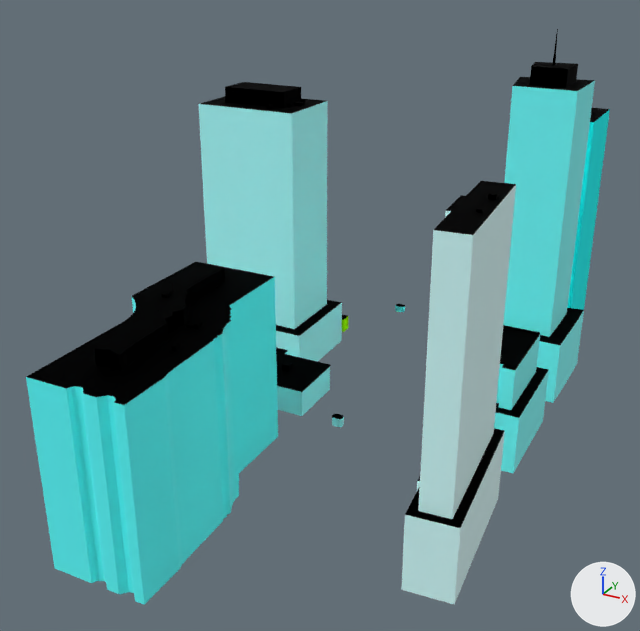
The glTF model web/public/assets/cities/chicago/tiles/-4_-2.bld.glb as it was, and as the next commit left it.
Before and after are seen from a 50 mm camera at (-685.0, -754.0, 219.0) aimed at (-870.0, -417.0, 50.0). The axes (+X, +Y, +Z) are drawn at lower right. The lights are the same throughout. The older version comes first. Where no turn or scale is listed for an object, it has been applied to the vertices. Vertices at exactly the same position are counted once.

Names of what the first picture shows: '-4_-2'.
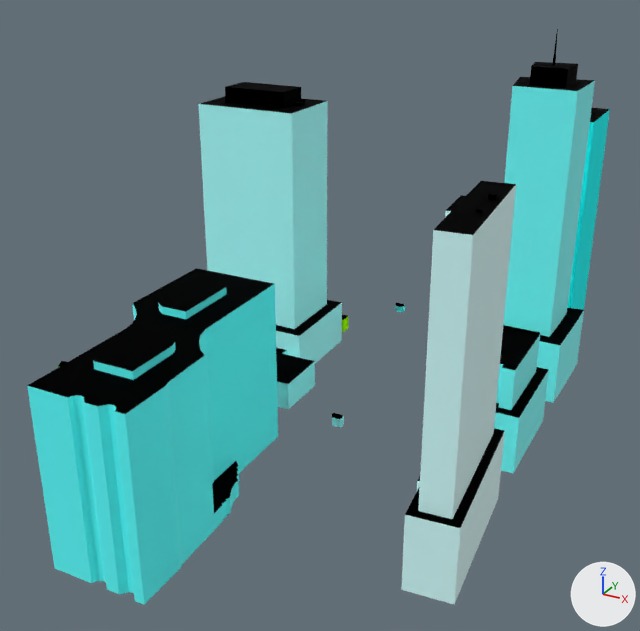
The edits, one by one:
me_4__2 is used by ob_4__2; location (-884.1, -405.8, 88.1).
me_4__2 had 748 vertices, 1007 faces and spanned x -122.0..122.0, y -164.0..164.0, z -88.0..88.0.
me_4__2 now has 649 vertices, 922 faces and spans x -122.0..122.0, y -164.0..164.0, z -88.0..88.0.
me_4__2 part 1: a new loose piece of 14 vertices spanning x -4.0..14.0, y -144.0..-114.0, z -88.0..-8.0.
me_4__2 part 2: a new loose piece of 14 vertices spanning x -19.0..-1.0, y -94.0..-64.0, z -88.0..-8.0.
me_4__2 part 3: 14 loose pieces with 112 vertices, spanning x -120.0..17.0, y -124.0..2.0, z -81.0..-6.0, are deleted.
me_4__2 part 4: 27 vertices moved from x -86.0..27.0, y -164.0..8.0, z -88.0..-8.0 to x -78.0..27.0, y -163.0..8.0, z -88.0..-11.0; 141 vertices removed from x -87.0..32.0, y -162.0..13.0, z -88.0..-1.0; 116 vertices added at x -122.0..32.0, y -164.0..8.0, z -88.0..-11.0.
Other edits to the shape of me_4__2 do not show in these pictures.

Changed parts and their boxes [x1, y1, x2, y2] in the pictures (640 x 631 px; the box of a moved part takes in the faces that stretch with it):
'-4_-2', reshaped: before [26, 29, 610, 605]; after [27, 29, 610, 605]
part 1 of me_4__2, added: after [93, 330, 176, 380]
part 2 of me_4__2, added: after [158, 280, 227, 319]
part 3 of me_4__2, deleted: before [158, 291, 293, 372]
part 4 of me_4__2, moved or reshaped: before [26, 262, 343, 605]; after [27, 268, 344, 605]
